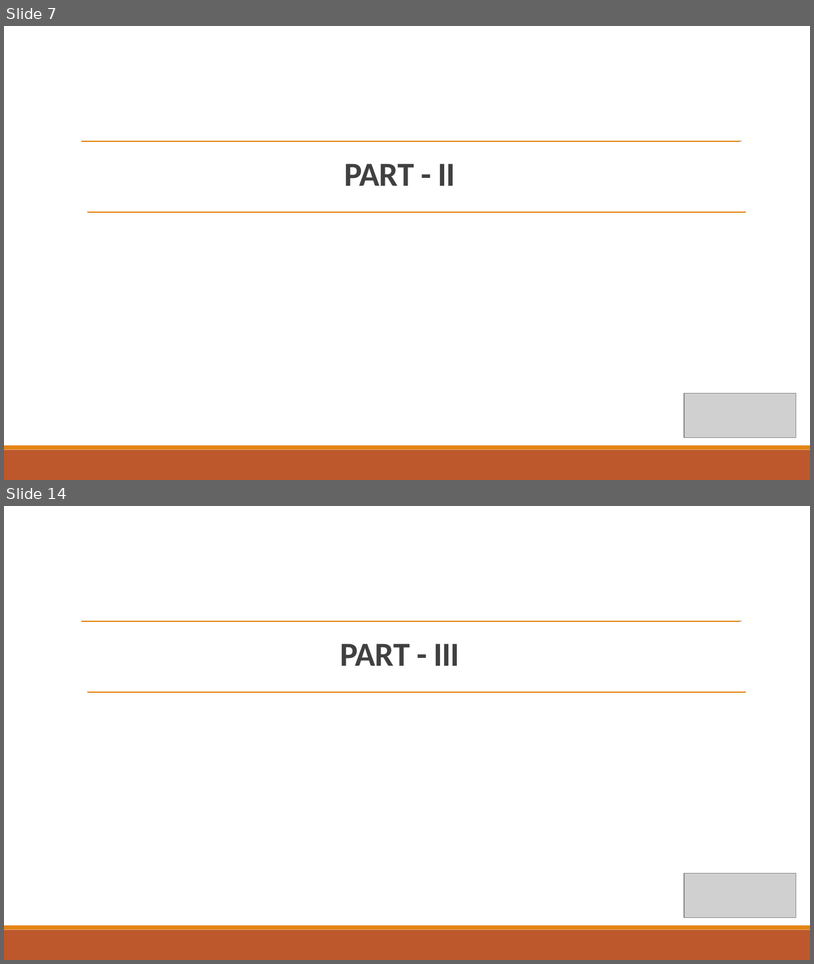
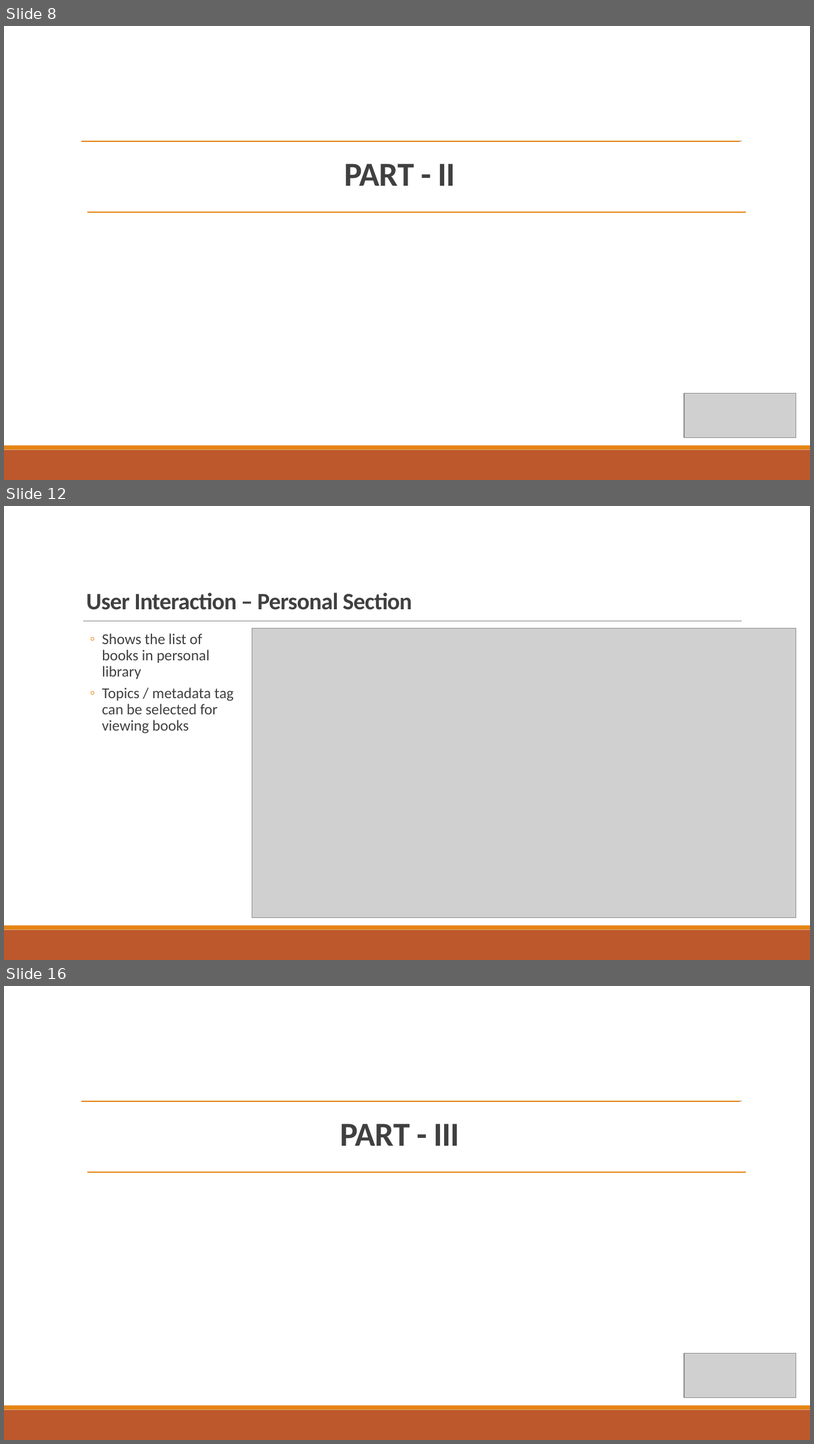
Before and after one commit to wangyang325/CS615Project, a slide deck: Presentation/CS615 Group Presentation.pptx. Shown one above the other, each under a label of ours: slides 7 and 14 before the commit, slides 8, 12 and 16 after it; the slides between them are not shown. The pictures are 814x964 and 814x1444 pixels, drawn with LibreOffice and Linux fonts; fonts in the diff are those of the drawing; grey boxes stand for pictures. Boxes give left, top, right and bottom in pixels: in the first picture for what was removed or moved away, otherwise in the second. Text is boxed around its words. In the diff, an @@ line names an element or a change of style, - is before the commit and + after.

```diff
--- a/Presentation/CS615 Group Presentation.pptx
+++ b/Presentation/CS615 Group Presentation.pptx
@@ slide 12 added at (4,506,810,960), background #FFFFFF; not listed: 3 template elements that a slide beside it also shows @@
@@ title added at (86,592,413,610), 28 pt, text #404040, bold @@
+User Interaction – Personal Section
@@ picture added at (252,628,797,918) @@
@@ text added at (102,633,234,733), 18 pt, text #404040 @@
+  ◦ Shows the list of books in personal library
+  ◦ Topics / metadata tag can be selected for viewing books
@@ picture added at (695,873,796,918) @@
@@ what was slide 7 is now slide 8 @@
@@ what was slide 14 is now slide 16 @@
```
Also in this commit, not shown: 11 slides changed, 2 other slides added, 1 slide removed, 1 other file.
